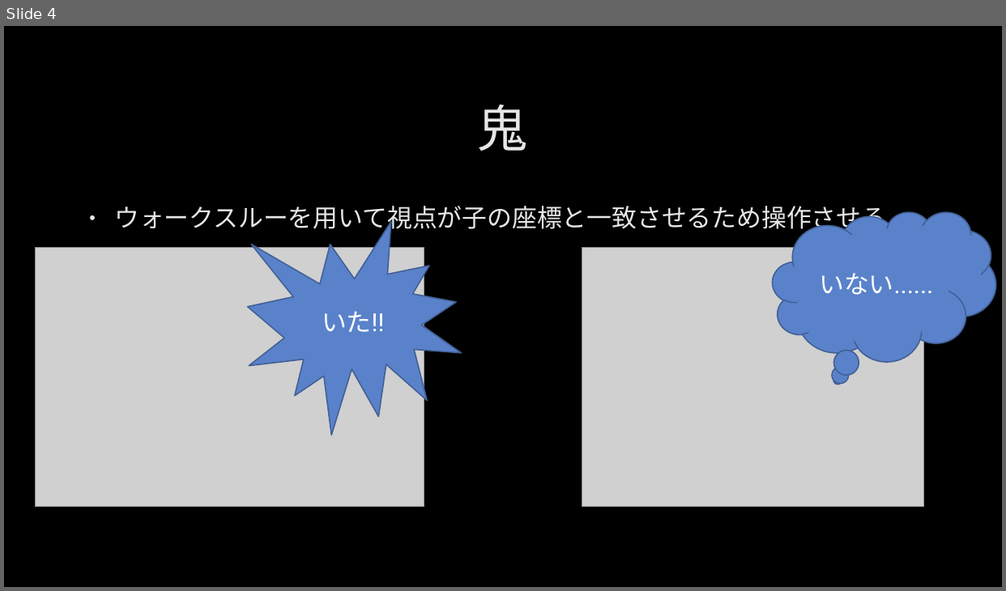
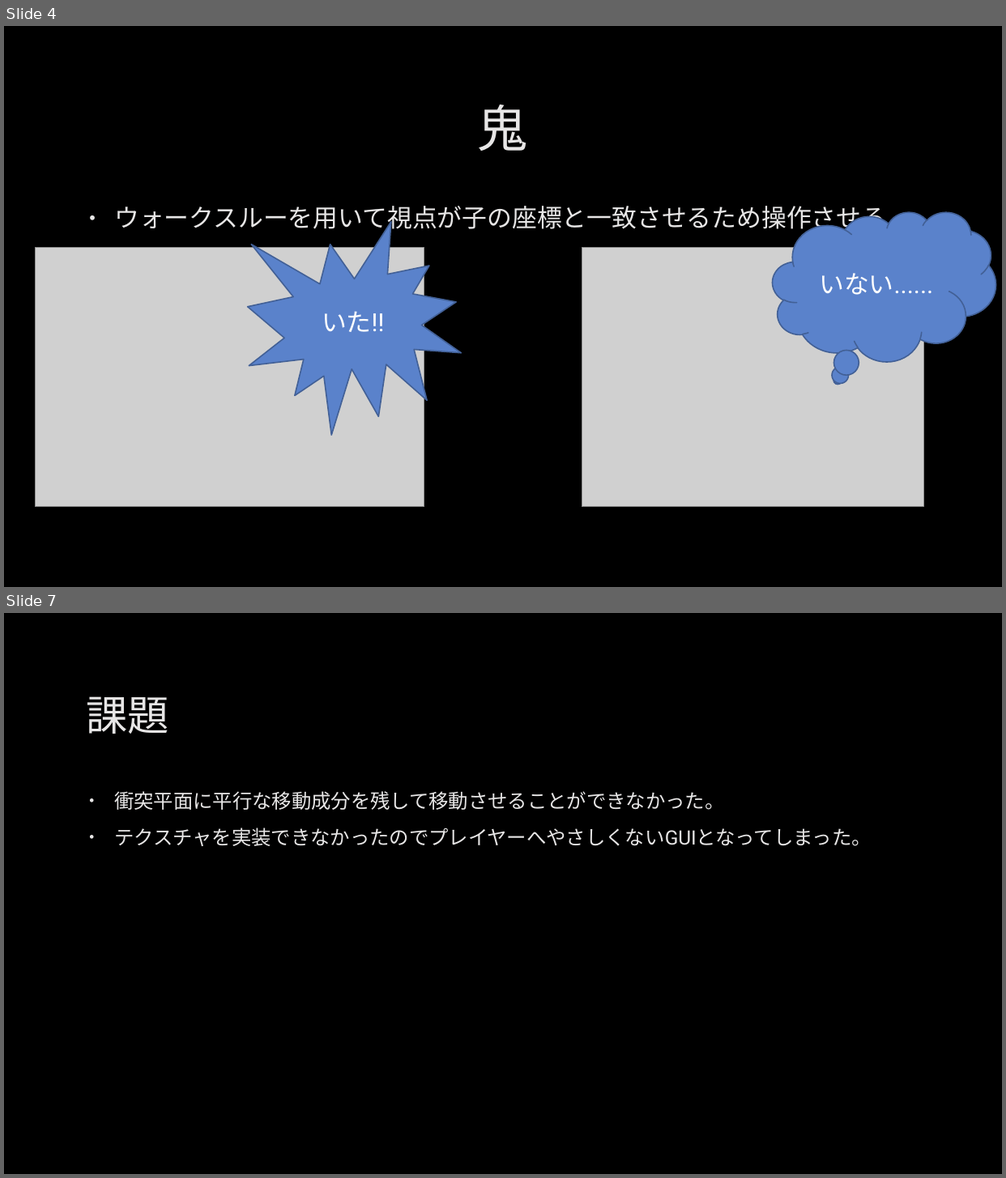
Before and after one commit to hamukawa0406/CG, a slide deck: freeProduction.pptx. Shown one above the other, each under a label of ours: slide 4 before the commit, slides 4 and 7 after it; the slides between them are not shown. The pictures are 1006x591 and 1006x1178 pixels, drawn with LibreOffice and Linux fonts; fonts in the diff are those of the drawing; grey boxes stand for pictures; background and template pictures are left out. Boxes give left, top, right and bottom in pixels: in the first picture for what was removed or moved away, otherwise in the second. Text is boxed around its words. In the diff, an @@ line names an element or a change of style, - is before the commit and + after.

```diff
--- a/freeProduction.pptx
+++ b/freeProduction.pptx
@@ slide 7 added at (4,613,1002,1174), background picture (left out) @@
@@ title added at (87,696,170,734), 40 pt, text #E7E6E6 @@
+課題
@@ text added at (114,791,872,846), 19 pt, text #E7E6E6 @@
+• 衝突平面に平行な移動成分を残して移動させることができなかった。
+• テクスチャを実装できなかったのでプレイヤーへやさしくないGUIとなってしまった。
```
Also in this commit, not shown: 2 other slides added, 1 other file.
